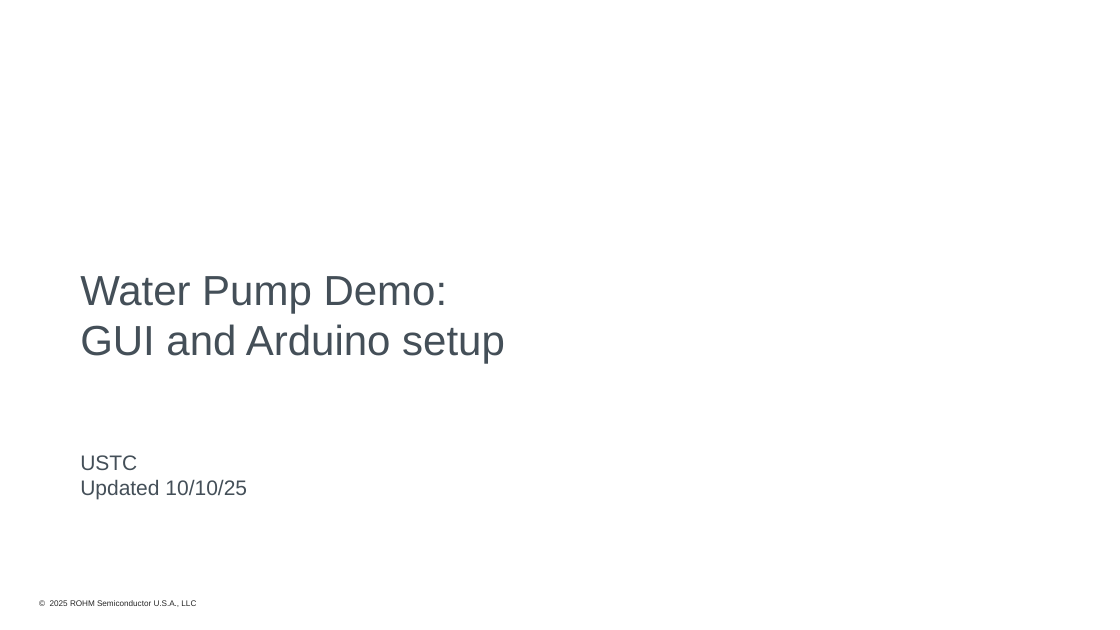
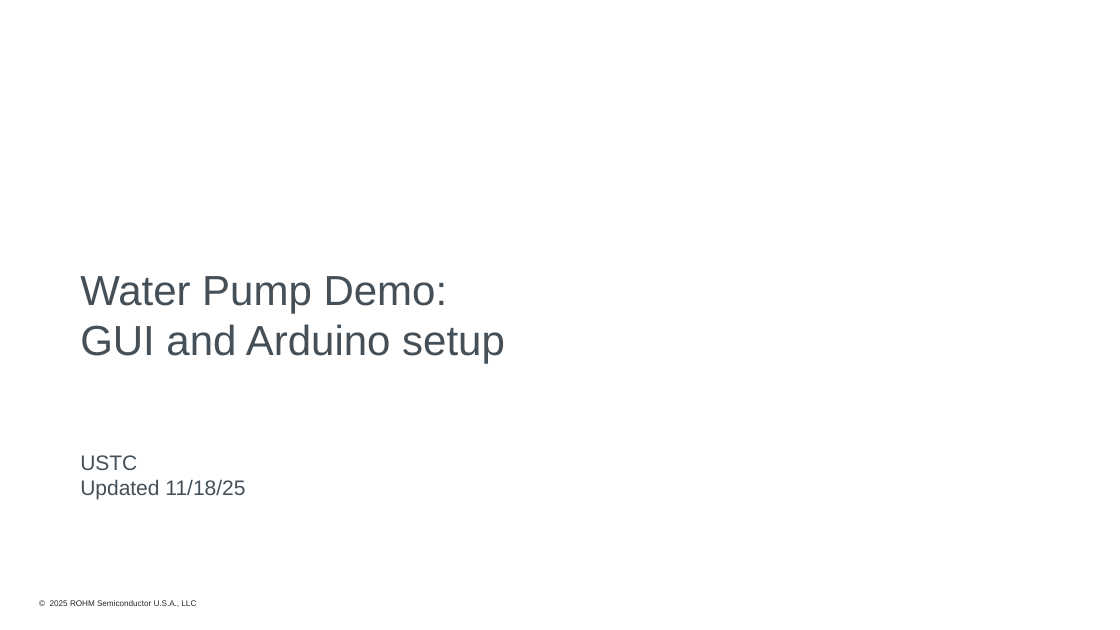
Before and after one commit to mvanocht/BLDC_Pump, a slide deck: slide 1 of Water Pump Demo Arduino and Gui instructions.pptx. Drawn at 1120x630 pixels with LibreOffice and Linux fonts; fonts in the diff are those of the drawing; background and template pictures are left out. Boxes give left, top, right and bottom in pixels: in the first picture for what was removed or moved away, otherwise in the second. Text is boxed around its words. In the diff, an @@ line names an element or a change of style, - is before the commit and + after.

```diff
--- a/Water Pump Demo Arduino and Gui instructions.pptx
+++ b/Water Pump Demo Arduino and Gui instructions.pptx
@@ subtitle at <box>80,479,245,499</box>: text changed @@
-Updated 10/10/25
+Updated 11/18/25
```
Also in this commit, not shown: 1 other slide changed, 1 other file.
